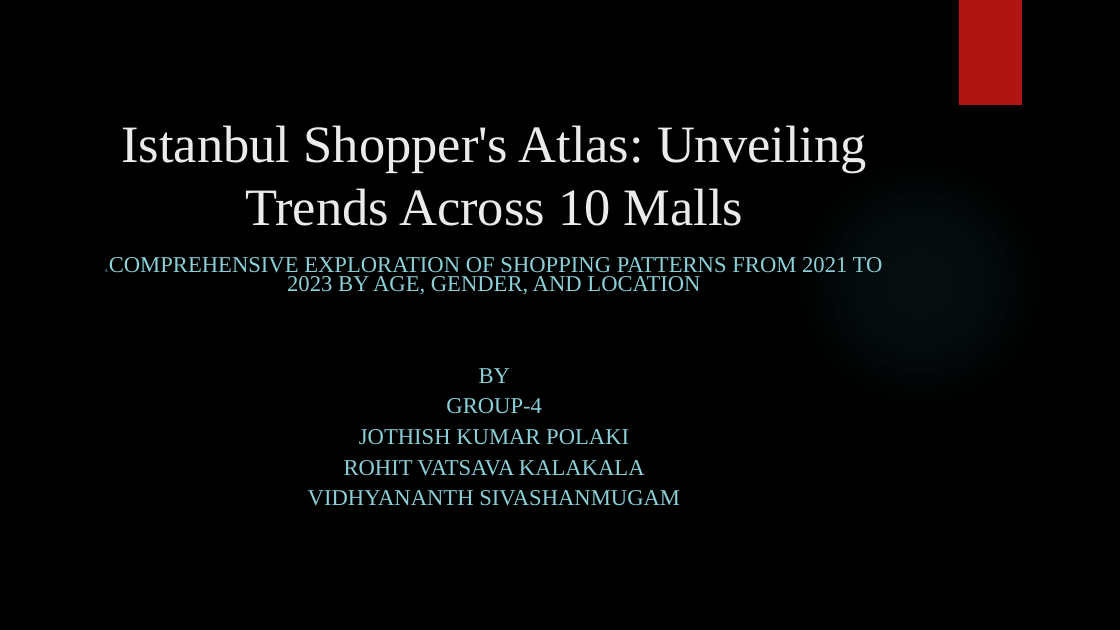
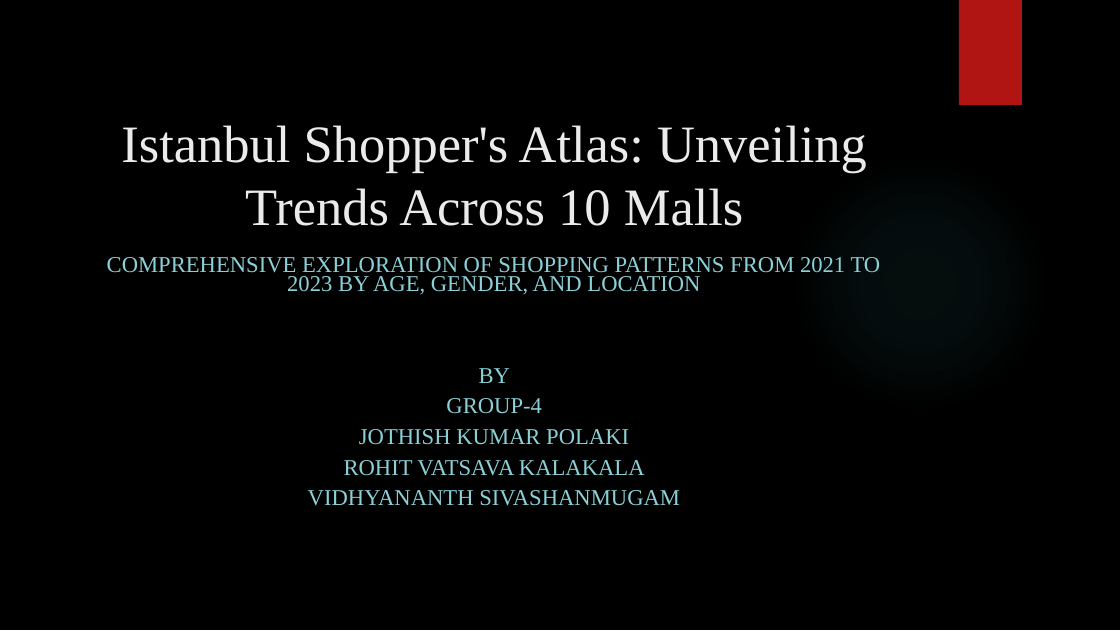
Before and after one commit to Jothish21/Data-Mining-Project-Group4, a slide deck: slide 1 of Group4-Presentation.pptx. Drawn at 1120x630 pixels with LibreOffice and Linux fonts; fonts in the diff are those of the drawing; background and template pictures are left out. Boxes give left, top, right and bottom in pixels: in the first picture for what was removed or moved away, otherwise in the second. Text is boxed around its words. In the diff, an @@ line names an element or a change of style, - is before the commit and + after.

```diff
--- a/Group4-Presentation.pptx
+++ b/Group4-Presentation.pptx
@@ subtitle at [107, 257, 881, 295]: text changed @@
-A COMPREHENSIVE EXPLORATION OF SHOPPING PATTERNS FROM 2021 TO 2023 BY AGE, GENDER, AND LOCATION
+COMPREHENSIVE EXPLORATION OF SHOPPING PATTERNS FROM 2021 TO 2023 BY AGE, GENDER, AND LOCATION
```
Also in this commit, not shown: 5 other files.
